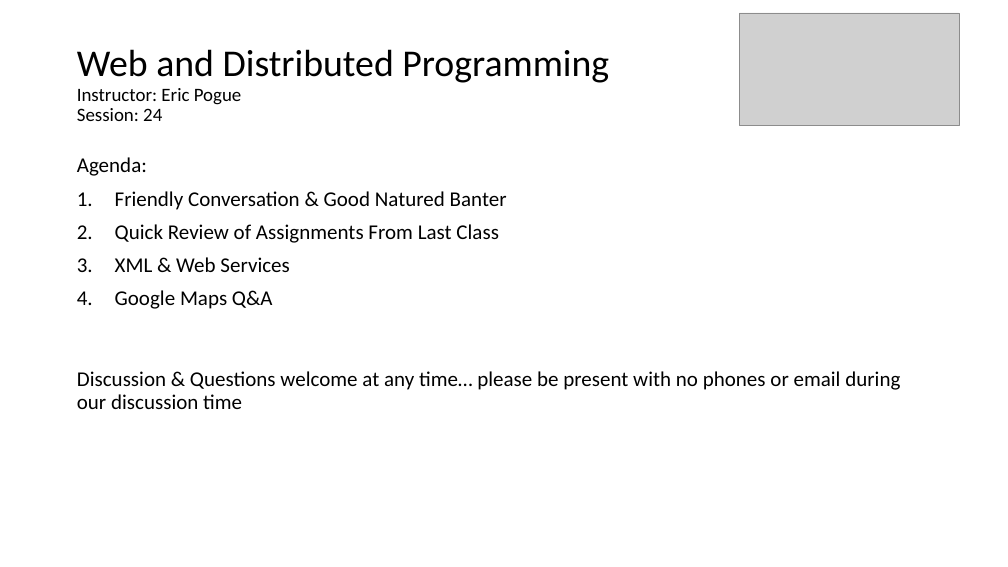
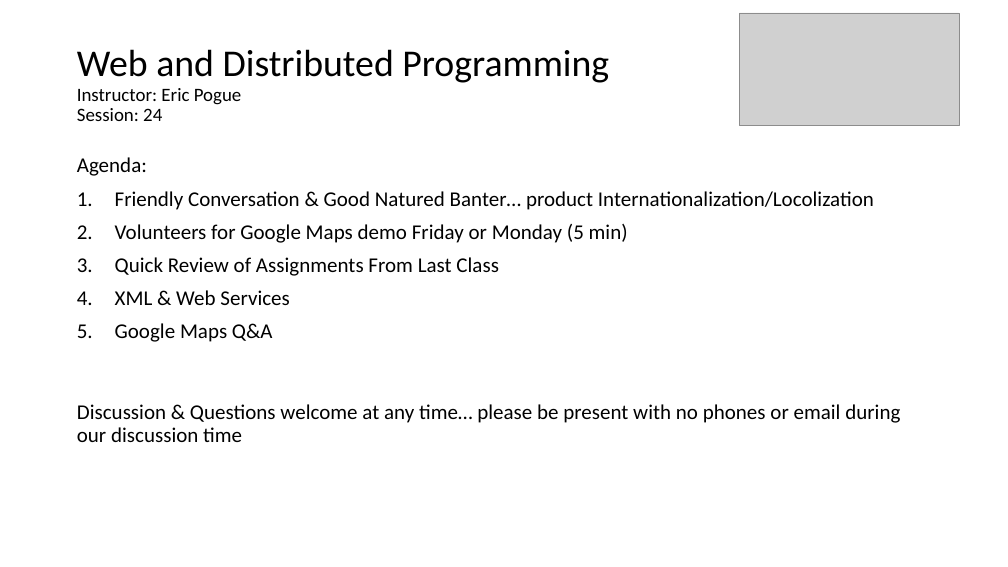
Before and after one commit to EricJPogue/www-epogue-info, a slide deck: slide 1 of CPSC-24700/Presentations/session-24.pptx. Drawn at 1008x567 pixels with LibreOffice and Linux fonts; fonts in the diff are those of the drawing; grey boxes stand for pictures. Boxes give left, top, right and bottom in pixels: in the first picture for what was removed or moved away, otherwise in the second. Text is boxed around its words. In the diff, an @@ line names an element or a change of style, - is before the commit and + after.

Commit message:
Update session 24 documents and add Contact Manager assignment.

```diff
--- a/CPSC-24700/Presentations/session-24.pptx
+++ b/CPSC-24700/Presentations/session-24.pptx
@@ text at (x1=115, y1=191, x2=874, y2=243): text changed @@
-1. Friendly Conversation & Good Natured Banter
+1. Friendly Conversation & Good Natured Banter… product Internationalization/Locolization
+2. Volunteers for Google Maps demo Friday or Monday (5 min)
```
Also in this commit, not shown: 1 slide added, 4 other files.
